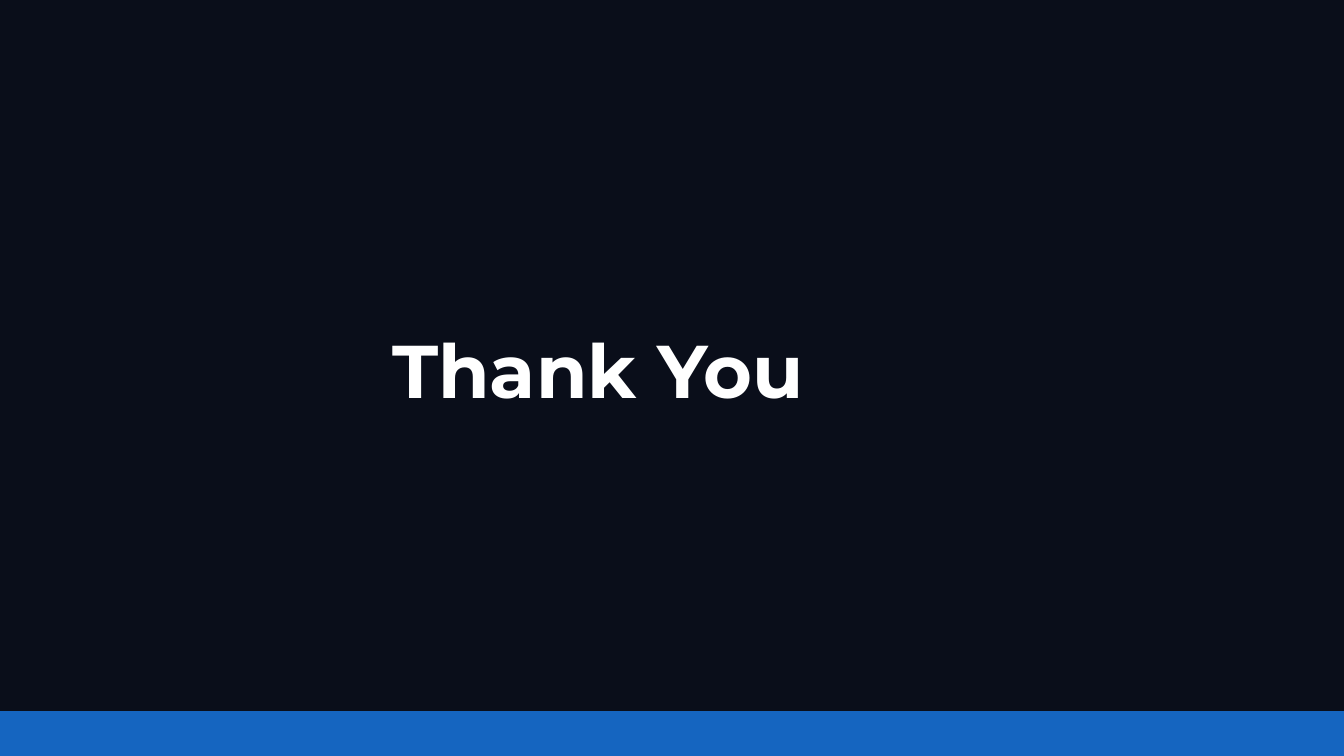
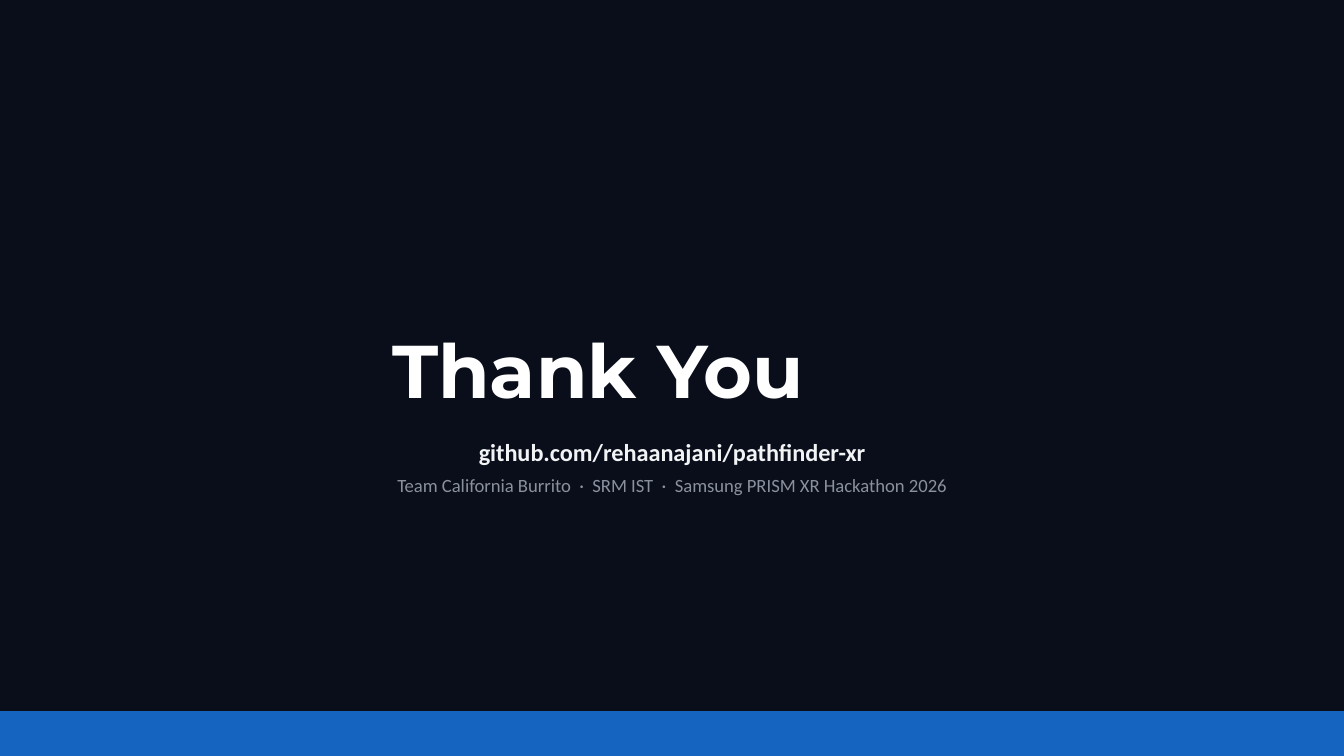
Before and after one commit to rehaanajani/pathfinder-xr, a slide deck: slide 9 of deck/SRMIST_CaliforniaBurrito.pptx. Drawn at 1344x756 pixels with LibreOffice and Linux fonts; fonts in the diff are those of the drawing. Boxes give left, top, right and bottom in pixels: in the first picture for what was removed or moved away, otherwise in the second. Text is boxed around its words. In the diff, an @@ line names an element or a change of style, - is before the commit and + after.

```diff
--- a/deck/SRMIST_CaliforniaBurrito.pptx
+++ b/deck/SRMIST_CaliforniaBurrito.pptx
@@ text added at (x1=397, y1=444, x2=947, y2=495), 10 pt, text #8A919E @@
+github.com/rehaanajani/pathfinder-xr
+Team California Burrito · SRM IST · Samsung PRISM XR Hackathon 2026
```
Also in this commit, not shown: 8 other slides changed, 7 other files.
